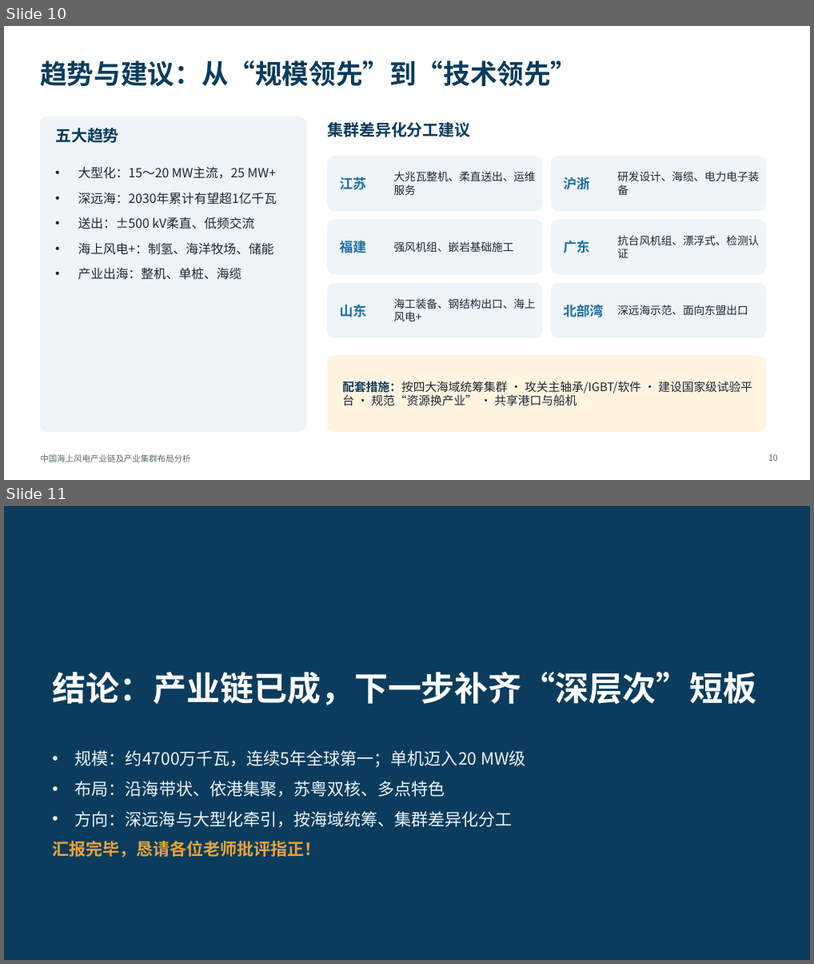
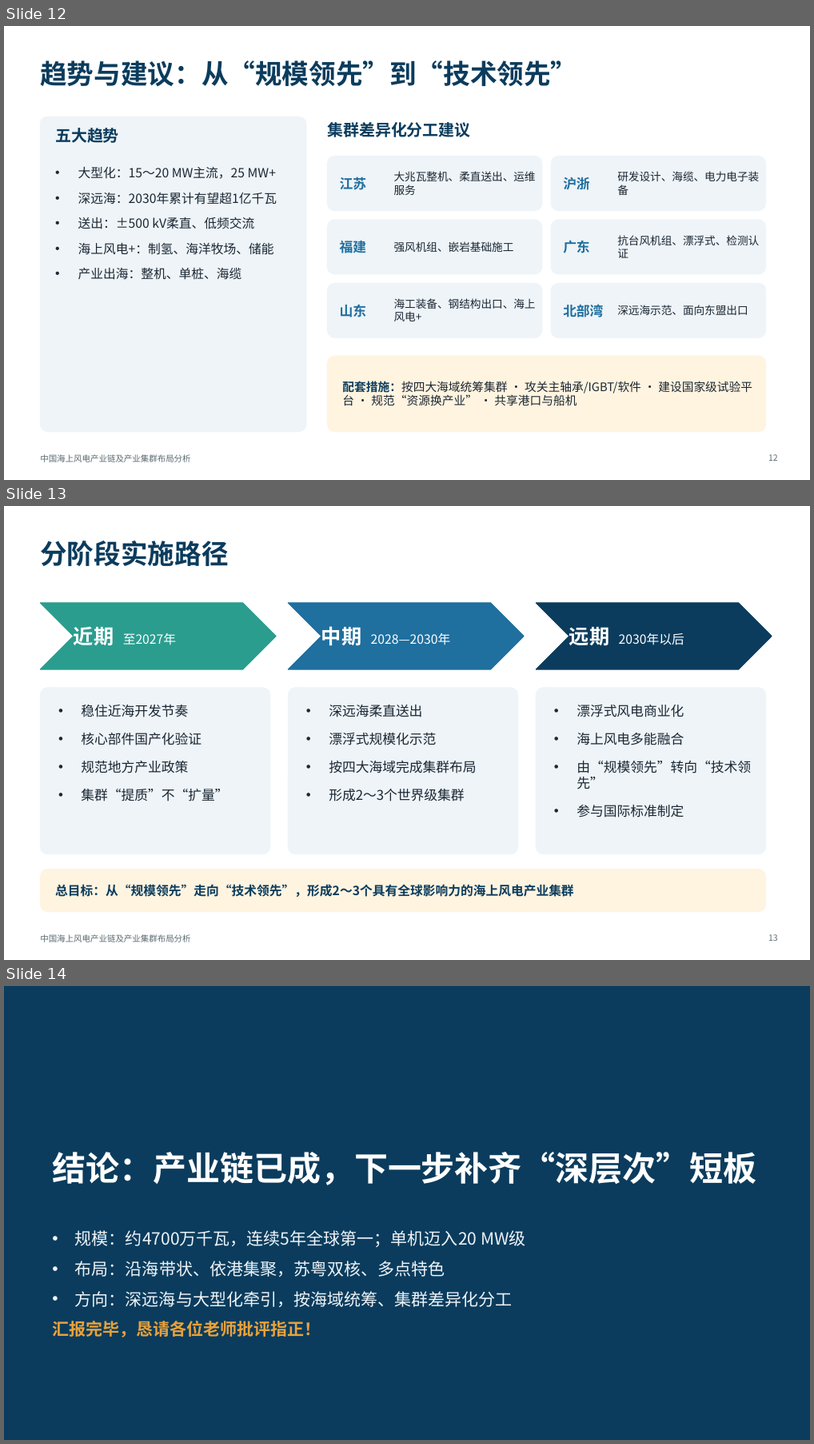
Before and after one commit to Innocheung/repo1, a slide deck: 海上风电专题研讨/中国海上风电产业链及产业集群布局分析_答辩PPT.pptx. Shown one above the other, each under a label of ours: slides 10 and 11 before the commit, slides 12, 13 and 14 after it. The pictures are 814x964 and 814x1444 pixels, drawn with LibreOffice and Linux fonts; fonts in the diff are those of the drawing. Boxes give left, top, right and bottom in pixels: in the first picture for what was removed or moved away, otherwise in the second. Text is boxed around its words. In the diff, an @@ line names an element or a change of style, - is before the commit and + after.

```diff
--- a/海上风电专题研讨/中国海上风电产业链及产业集群布局分析_答辩PPT.pptx
+++ b/海上风电专题研讨/中国海上风电产业链及产业集群布局分析_答辩PPT.pptx
@@ slide 13 added at box(4, 506, 810, 960), background #FFFFFF; not listed: 1 template element that a slide beside it also shows @@
@@ title added at box(40, 540, 228, 566), 32 pt, text #0B3C5D, bold @@
+分阶段实施路径
@@ chevron added at box(40, 603, 276, 669), fill #2A9D8F, outline #2A9D8F 1 pt @@
@@ chevron added at box(288, 603, 524, 669), fill #1F6F9F, outline #1F6F9F 1 pt @@
@@ chevron added at box(536, 603, 772, 669), fill #0B3C5D, outline #0B3C5D 1 pt @@
@@ text added at box(74, 626, 176, 645), 15 pt, text #FFFFFF @@
+近期 至2027年
@@ text added at box(322, 626, 451, 646), 15 pt, text #FFFFFF @@
+中期 2028—2030年
@@ text added at box(570, 627, 685, 646), 15 pt, text #FFFFFF @@
+远期 2030年以后
@@ rounded rectangle added at box(40, 688, 270, 854), fill #EEF4F8, outline #EEF4F8 1 pt @@
@@ rounded rectangle added at box(288, 688, 518, 854), fill #EEF4F8, outline #EEF4F8 1 pt @@
@@ rounded rectangle added at box(536, 688, 766, 854), fill #EEF4F8, outline #EEF4F8 1 pt @@
@@ text added at box(81, 704, 228, 801), 16 pt, text #1B2733 @@
+• 稳住近海开发节奏
+• 核心部件国产化验证
+• 规范地方产业政策
+• 集群“提质”不“扩量”
@@ text added at box(329, 704, 476, 801), 16 pt, text #1B2733 @@
+• 深远海柔直送出
+• 漂浮式规模化示范
+• 按四大海域完成集群布局
+• 形成2～3个世界级集群
@@ text added at box(577, 704, 751, 817), 16 pt, text #1B2733 @@
+• 漂浮式风电商业化
+• 海上风电多能融合
+• 由“规模领先”转向“技术领先”
+• 参与国际标准制定
@@ rounded rectangle added at box(40, 869, 766, 912), fill #FFF4E0, outline #FFF4E0 1 pt @@
@@ text added at box(55, 884, 574, 896), 15 pt, text #0B3C5D, bold @@
+总目标：从“规模领先”走向“技术领先”，形成2～3个具有全球影响力的海上风电产业集群
@@ page number added at box(769, 934, 778, 940), 10 pt, text #5C6B73 @@
+13
@@ what was slide 10 is now slide 12 @@
@@ page number at box(769, 454, 778, 460): text changed @@
-10
+12
@@ what was slide 11 is now slide 14 @@
```
Also in this commit, not shown: 1 slide changed, 2 other slides added, 2 other files.
